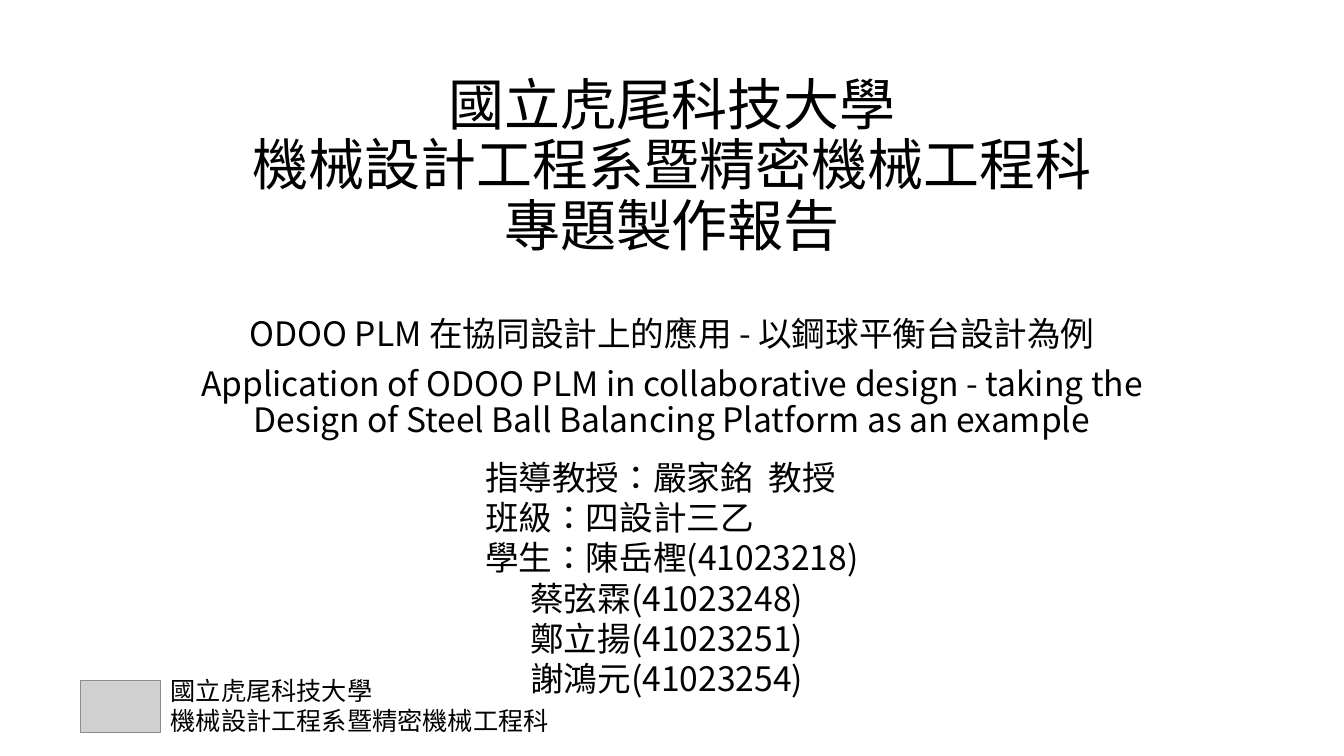
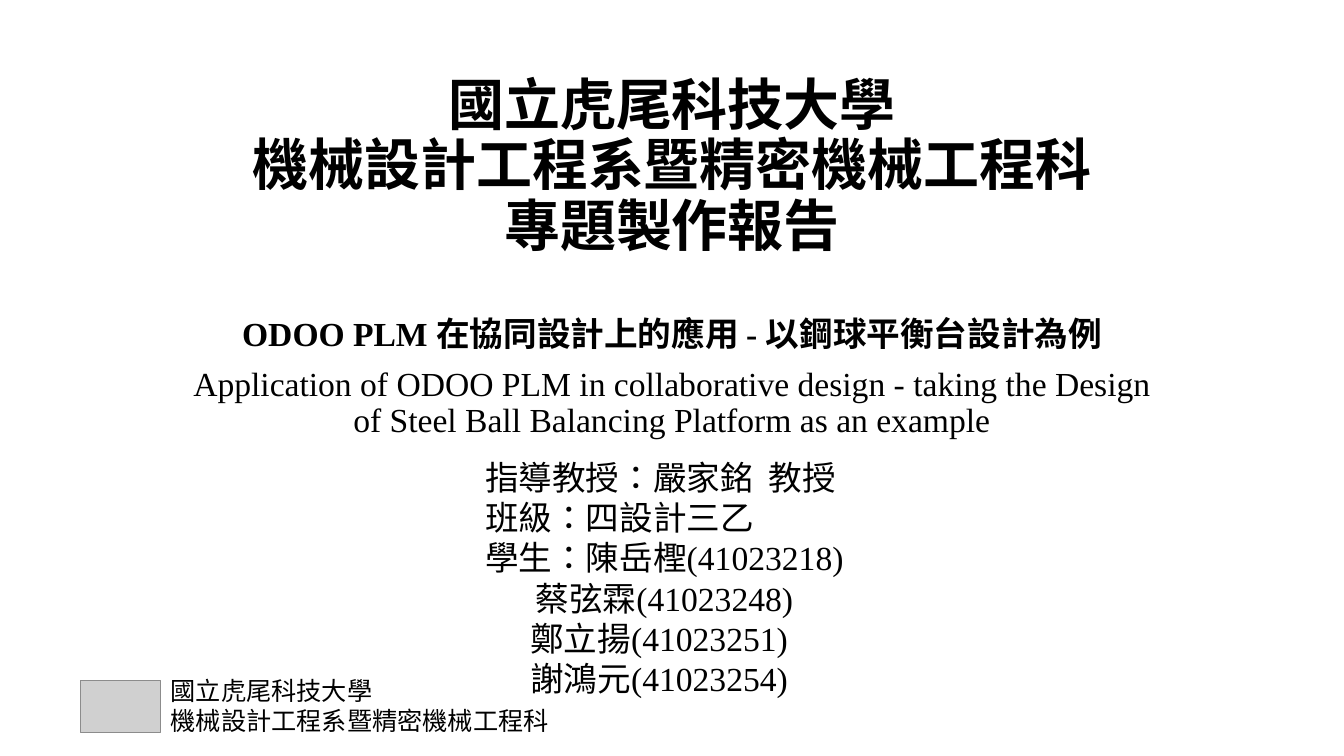
Before and after one commit to snowfall-killer/pj4101, a slide deck: slide 1 of PPT/專題報告PPT.pptx. Drawn at 1344x756 pixels with LibreOffice and Linux fonts; fonts in the diff are those of the drawing; grey boxes stand for pictures. Boxes give left, top, right and bottom in pixels: in the first picture for what was removed or moved away, otherwise in the second. Text is boxed around its words. In the diff, an @@ line names an element or a change of style, - is before the commit and + after.

```diff
--- a/PPT/專題報告PPT.pptx
+++ b/PPT/專題報告PPT.pptx
@@ title "國立虎尾科技大學 機械設計工程系暨精密機械工程科 專題製作報告" at (252,77,1091,252): bold on @@
@@ subtitle "ODOO PLM 在協同設計上的應用 - 以鋼球平衡台設計為例" at (193,317,1150,439): font Noto Sans CJK SC to Times New Roman; bold on in "ODOO PLM 在協同設計上的應用 - 以鋼球平衡台設計為例" @@
@@ text "指導教授：嚴家銘 教授" at (485,461,843,698): font Noto Sans CJK SC to Times New Roman @@
```
Also in this commit, not shown: 19 other slides changed.
